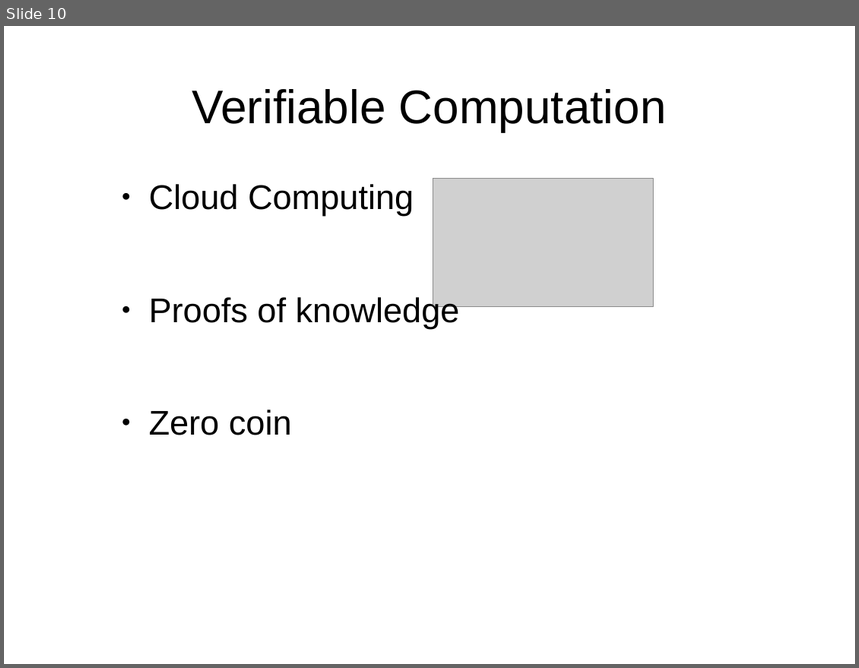
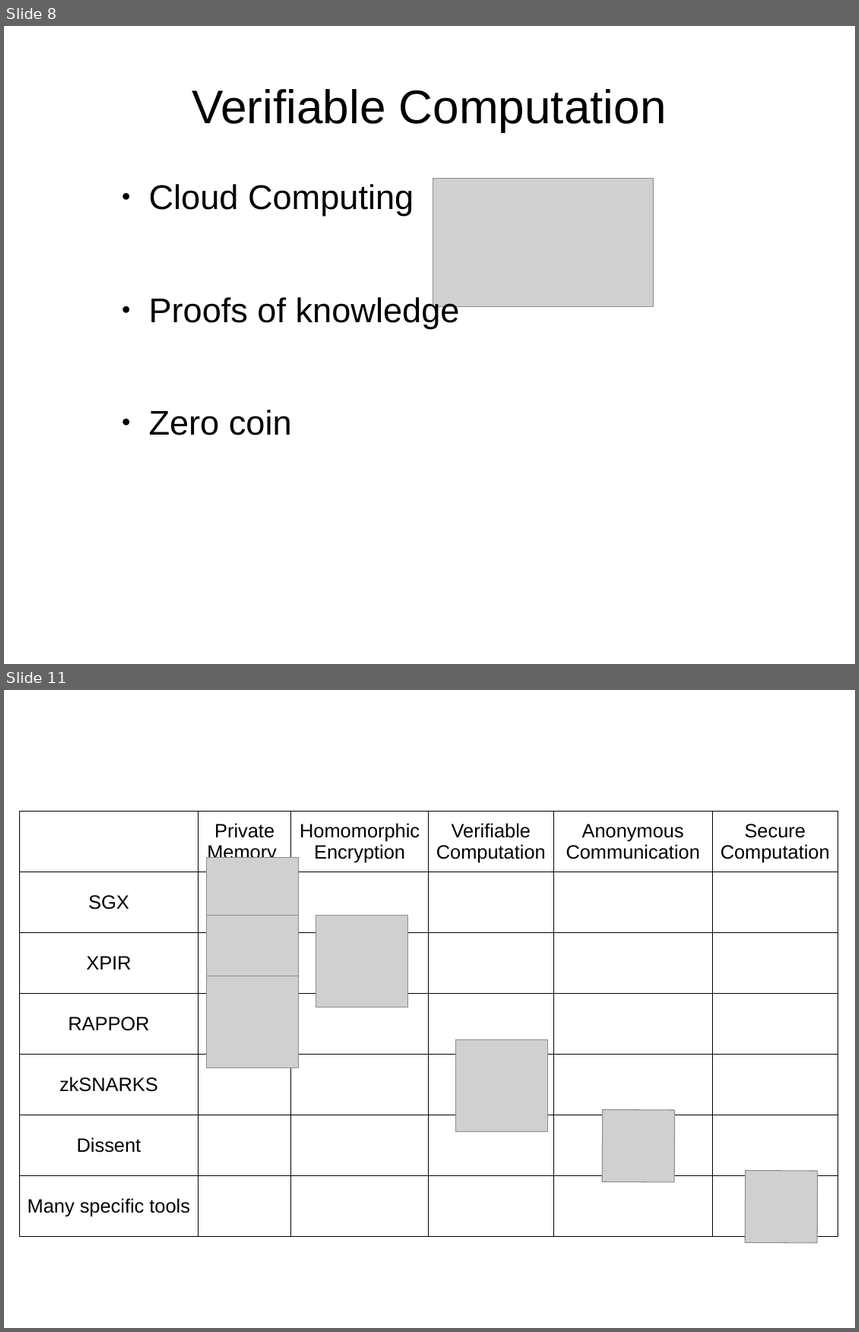
Before and after one commit to IanMartiny/prelim, a slide deck: slides/prelim.odp. Shown one above the other, each under a label of ours: slide 10 before the commit, slides 8 and 11 after it; the slides between them are not shown. The pictures are 859x668 and 859x1332 pixels, drawn with LibreOffice and Linux fonts; fonts in the diff are those of the drawing; grey boxes stand for pictures. Boxes give left, top, right and bottom in pixels: in the first picture for what was removed or moved away, otherwise in the second. Text is boxed around its words. In the diff, an @@ line names an element or a change of style, - is before the commit and + after.

Commit message:
finish slides

```diff
--- a/slides/prelim.odp
+++ b/slides/prelim.odp
@@ slide 11 added at (4,690,855,1328), background #FFFFFF @@
@@ table added at (19,812,838,1237), 7 rows, 6 columns @@
+ | Private Memory | Homomorphic Encryption | Verifiable Computation | Anonymous Communication | Secure Computation
+SGX |  |  |  |  | 
+XPIR |  |  |  |  | 
+RAPPOR |  |  |  |  | 
+zkSNARKS |  |  |  |  | 
+Dissent |  |  |  |  | 
+Many specific tools |  |  |  |  | 
@@ picture added at (207,858,299,949) @@
@@ picture added at (207,916,299,1008) @@
@@ picture added at (316,916,408,1008) @@
@@ picture added at (207,976,299,1068) @@
@@ picture added at (456,1040,547,1132) @@
@@ picture added at (602,1110,675,1183) @@
@@ picture added at (745,1171,818,1244) @@
@@ what was slide 10 is now slide 8 @@
```
Also in this commit, not shown: 2 other slides added, 2 slides removed, 2 other files.
